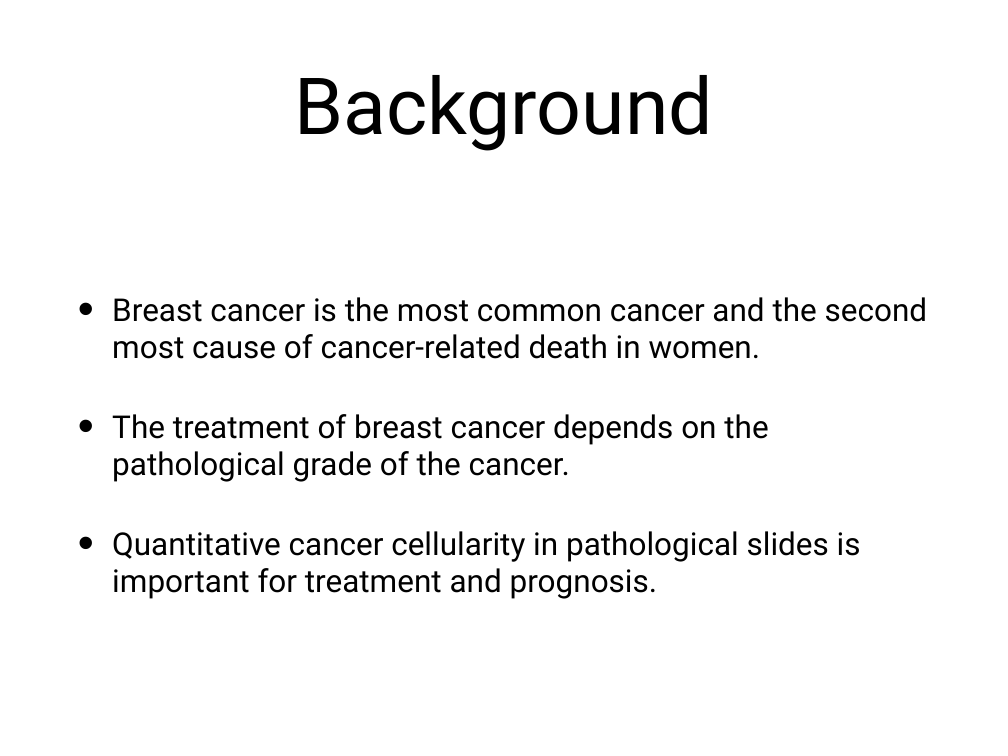
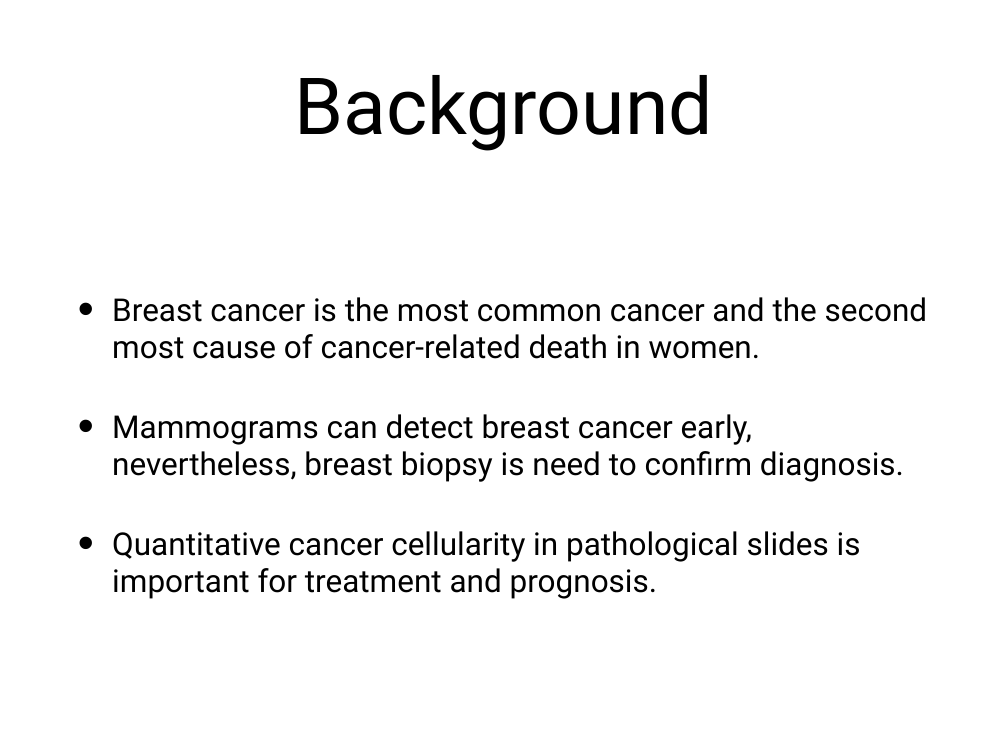
Before and after one commit to Shant23/Final-Project-_-Group7, a slide deck: slide 3 of Final-Group-Presentation/Final-Group-Presentation.pptx. Drawn at 1008x756 pixels with LibreOffice and Linux fonts; fonts in the diff are those of the drawing. Boxes give left, top, right and bottom in pixels: in the first picture for what was removed or moved away, otherwise in the second. Text is boxed around its words. In the diff, an @@ line names an element or a change of style, - is before the commit and + after.

```diff
--- a/Final-Group-Presentation/Final-Group-Presentation.pptx
+++ b/Final-Group-Presentation/Final-Group-Presentation.pptx
@@ text at [112, 414, 904, 482]: text changed @@
-• The treatment of breast cancer depends on the pathological grade of the cancer.
+• Mammograms can detect breast cancer early, nevertheless, breast biopsy is need to confirm diagnosis.
```
Also in this commit, not shown: 1 other slide changed, 1 slide added, 2 slides removed.
